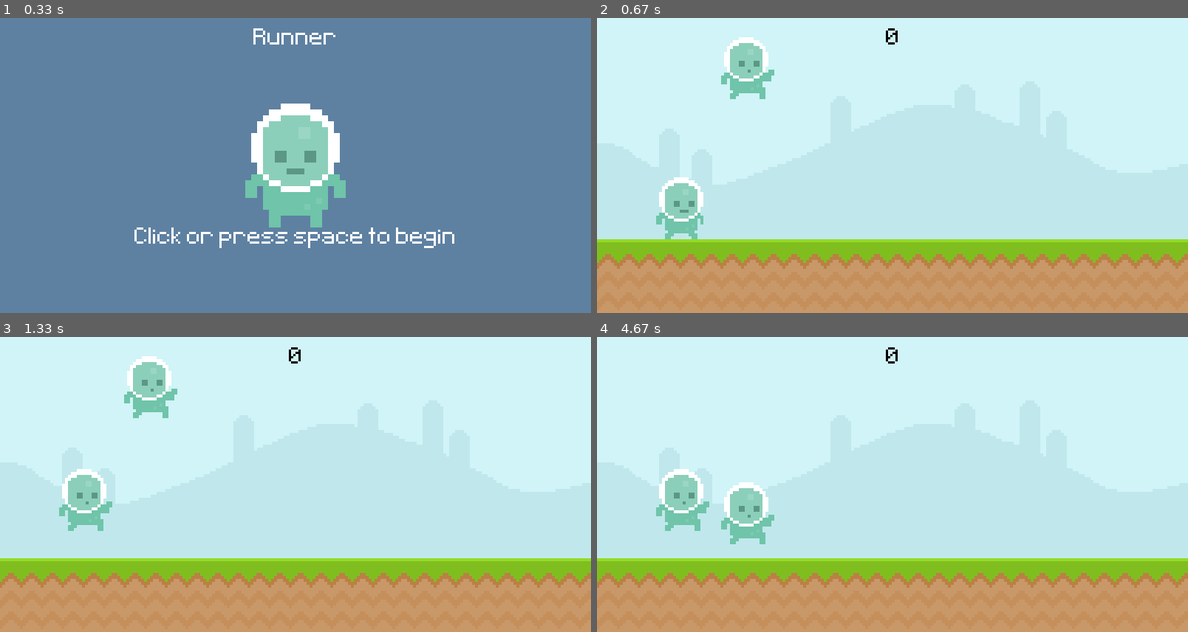
Above: before the commit, frames 1-4 (two rows, left to right).
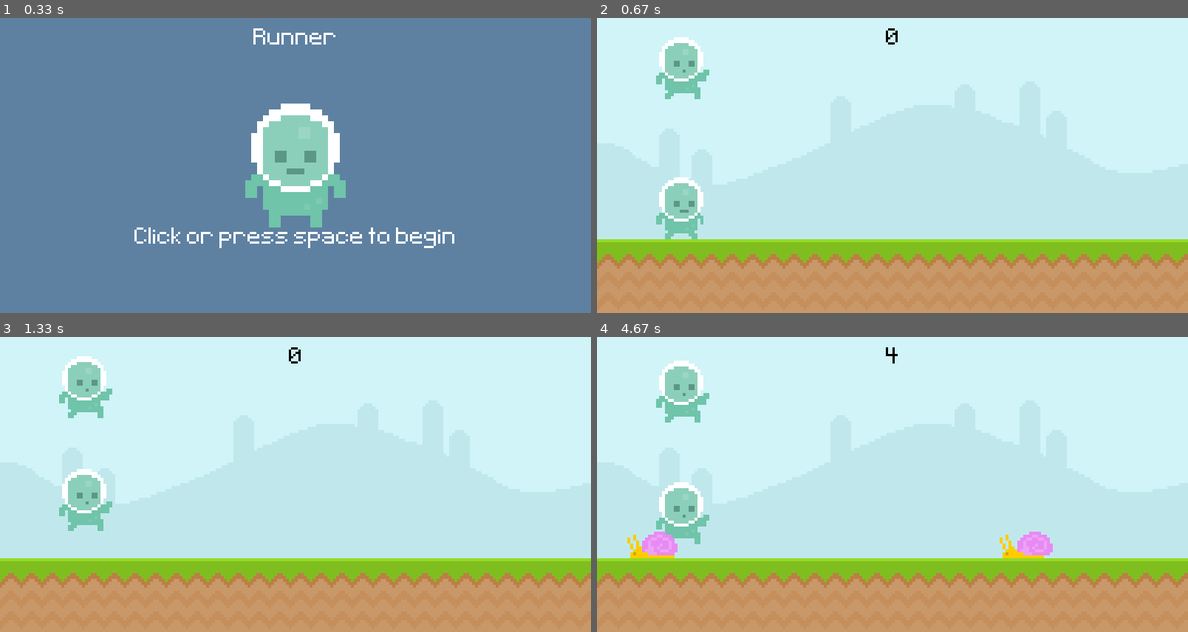
Above: after the commit, the same moments.

Repository: Kntobor/TheUltimateIntroToPygame
Game: pygame game, started from main.py
Two runs of this game, one before a commit and one after it. Both use one fixed random seed, a clock stepped at 60 frames per second and the inputs below.
Inputs (mouse positions are in pixels of both pictures, inside the frame that each line leads up to):
- Up to frame 1 (0.33 s): no input
- Up to frame 2 (0.67 s): tap Space at 0.33 s
- Up to frame 3 (1.33 s): click (295, 502) at 0.72 s; tap Space at 1 s
- Up to frame 4 (4.67 s): click (1111, 587) at 1.38 s; tap Space at 1.73, 2.03, 2.57, 2.87, 3.07, 3.37, 4.63 s; click (1046, 457) at 3.62 s; click (1016, 431) at 4.28 s

Frame 1 is identical in both runs. In frame 2, 2.6% of the frame differs, in the area x 10-30%, y 6-28%; in frame 3, 2.6%; in frame 4, 5.0%, in the area x 5-78%, y 3-75%.

Commit message:
moved enemies to own class. collisions are broken and old code is still there.

Diff:
--- a/main.py
+++ b/main.py
@@ -14,7 +14,7 @@
         self.jump = pygame.image.load('graphics\Player\jump.png')
 
         self.image = self.walk[self.index]
-        self.rect = self.image.get_rect(midbottom = (200, 300))
+        self.rect = self.image.get_rect(bottom = 300, left = 80)
 
     def playerInput(self):
         keys = pygame.key.get_pressed()
@@ -36,9 +36,51 @@
                 self.index = 0
             self.image = self.walk[int(self.index)]
 
+    def collisions(self):
+        global round
+        global timeSpent
+        global gameOver
+        if pygame.sprite.spritecollideany(self.rect, enemyList):
+            timeSpent = pygame.time.get_ticks()
+            round += 1
+            enemyList.clear()
+            gameOver = True
+
     def update(self):
         self.playerInput()
         self.applyGravity()
+        self.animate()
+
+class Enemy(pygame.sprite.Sprite):
+    def __init__(self, type):
+        super().__init__()
+
+        if type == 0:
+            self.frameOne = pygame.image.load('graphics\Fly\Fly1.png').convert_alpha()
+            self.frameTwo = pygame.image.load('graphics\Fly\Fly2.png').convert_alpha()
+            self.ypos = 210
+        else:
+            self.frameOne = pygame.image.load('graphics\snail\snail1.png').convert_alpha()
+            self.frameTwo = pygame.image.load('graphics\snail\snail2.png').convert_alpha()
+            self.ypos = 300
+
+        self.frames = [self.frameOne, self.frameTwo]
+        self.index = 0
+        self.image = self.frames[self.index]
+        self.rect = self.image.get_rect(midbottom = (randint(900, 1100), self.ypos))
+
+    def animate(self):
+        self.rect.x -= 5
+        self.index += 0.1
+        if self.index >= len(self.frames):
+            self.index = 0
+        self.image = self.frames[int(self.index)]
+
+        # self.rect = self.image.get_rect(bottom = self.ypos, x = self.rect.x)
+
+        # screen.blit(self.image, self.rect)
+
+    def update(self):
         self.animate()
 
 # Score system
@@ -54,29 +96,6 @@
     scoreRect = scoreSurface.get_rect(center = (400, 30))
     screen.blit(scoreSurface, scoreRect)
 
-def enemyMovement(enemyList):
-    global timeSpent
-    global gameOver
-    global round
-    if enemyList:
-        for rect in enemyList:
-            rect.x -= 5
-            if rect.colliderect(playerRect):
-                timeSpent = pygame.time.get_ticks()
-                round += 1
-                enemyList.clear()
-                gameOver = True
-            if rect.right <= 0:
-                enemyList.remove(rect)
-
-
-def displayEnemies(enemyList):
-    if enemyList:
-        for rect in enemyList:
-            if rect.bottom == 300:
-                screen.blit(snailSurface, rect)
-            elif rect.bottom == 210:
-                screen.blit(flySurface, rect)
 
 def animatePlayer():
     global playerSurface
@@ -102,12 +121,6 @@
 # Background assets
 skySurface = pygame.image.load('graphics\Sky.png').convert()
 groundSurface = pygame.image.load('graphics\ground.png').convert()
-
-# Enemies
-flySurface = pygame.image.load('graphics\Fly\Fly1.png').convert_alpha()
-snailSurface = pygame.image.load('graphics\snail\snail1.png').convert_alpha()
-
-enemyRectList = []
 
 # Player
 playerWalkOne = pygame.image.load('graphics\Player\player_walk_1.png')
@@ -135,6 +148,8 @@
 
 player = pygame.sprite.GroupSingle()
 player.add(Player())
+
+enemyList = pygame.sprite.Group()
 
 # Game Loop
 while True:
@@ -158,16 +173,10 @@
                     playerGravity = -20
                 elif gameOver == True:
                     playerRect.bottom = 300
-                    enemyRectList.clear()
                     timeSpent = pygame.time.get_ticks()
                     gameOver = False
         elif event.type == enemyTimer and gameOver == False:
-            enemyType = randint(1, 2)
-            if enemyType == 1:
-                enemyRectList.append(snailSurface.get_rect(bottom = 300, right = randint(900, 1100)))
-            elif enemyType == 2:
-                enemyRectList.append(flySurface.get_rect(bottom = 210, right = randint(900, 1100)))
-
+            enemyList.add(Enemy(randint(0, 1)))
 
     if gameOver == False:
         screen.blit(skySurface, (0, 0))
@@ -183,9 +192,8 @@
         player.draw(screen)
         player.update()
 
-        # Obstacle Movement
-        enemyMovement(enemyRectList)
-        displayEnemies(enemyRectList)
+        enemyList.draw(screen)
+        enemyList.update()
 
     elif gameOver == True:
         screen.fill((94, 129, 162))
